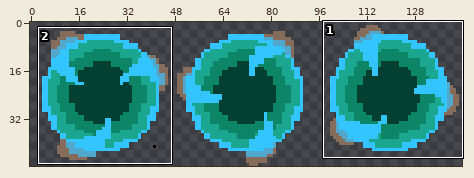
Sprite sheet -- Images/Players/fireball2.gif. Above: a wide view before the commit, with the close-up outlined.
Close-up. First the earlier version:
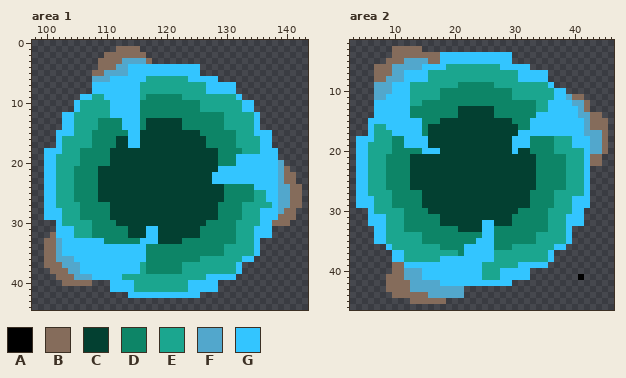
The file is 144x48 pixels. Shown: area 1: x 98..143, y 0..44; area 2: x 3..46, y 2..46. The commit also changed other parts of the picture, which this record leaves out.
Palette (. is transparent): A #000000  B #856c5b  C #034031  D #0d8567  E #1ba68f  F #52a7cc  G #33c5ff
And afterwards:
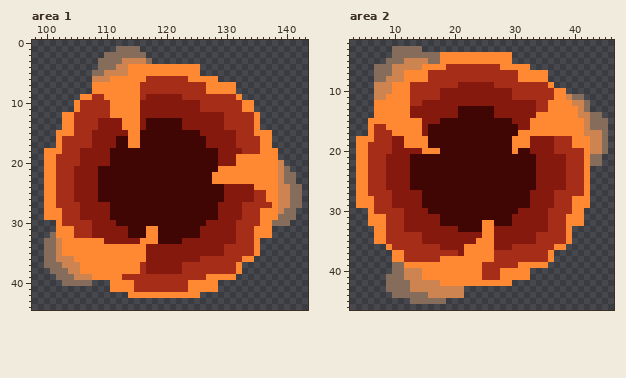
What changed:
@@ palette @@
-C #034031
+C #400603
-D #0d8567
+D #85190d
-E #1ba68f
+E #a62e19
-F #52a7cc
+F #cd8451
-G #33c5ff
+G #ff8833
--- area 2
@@ x 39..43 @@
 40 .....
-41 ..A..
+41 .....
 42 .....
